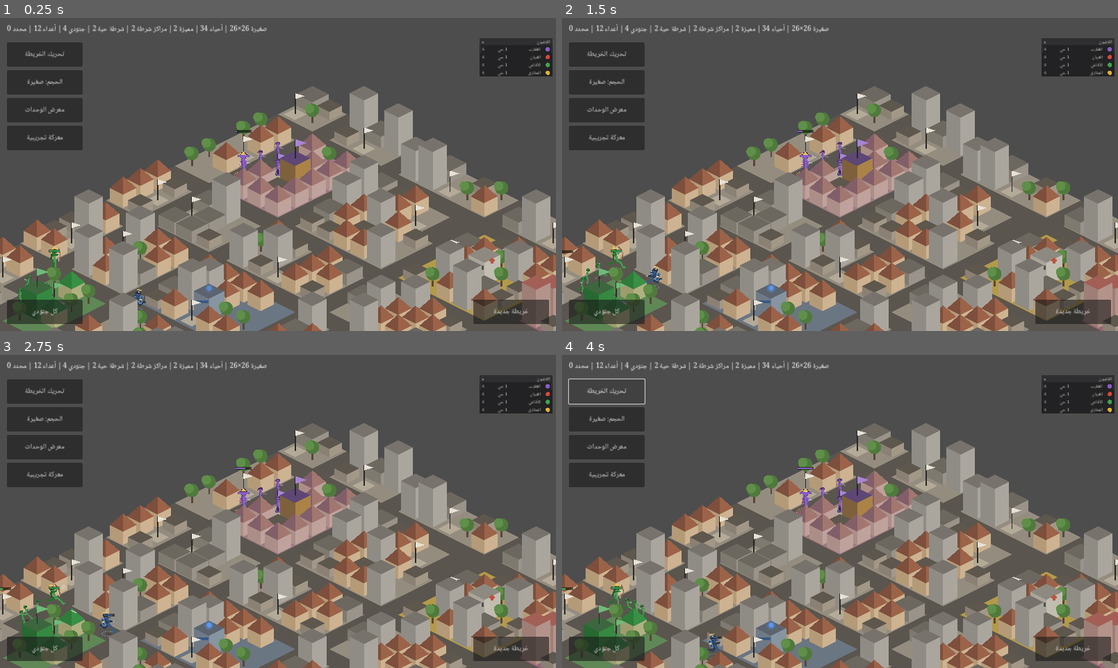
Above: before the commit, frames 1-4 (two rows, left to right).
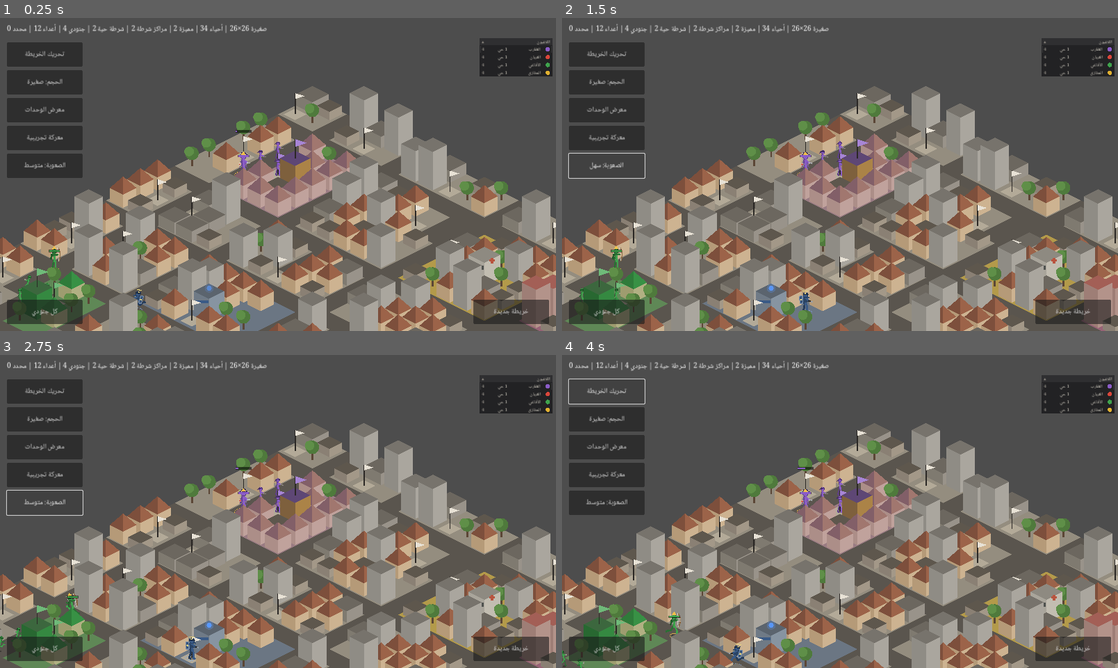
Above: after the commit, the same moments.

Repository: mohammed-5498/New-game-for-hymadi-
Game: Godot game, scene res://main.tscn
The game is run twice, just before and just after one commit, with the same random seed, the same clock (stepped at 60 frames per second) and the same inputs.
Inputs (mouse positions are in pixels of both pictures, inside the frame that each line leads up to):
- Up to frame 1 (0.25 s): no input
- Up to frame 2 (1.5 s): click (606, 165) at 0.5 s, where only the run after the commit has a clickable "الصعوبة: متوسط"; click (606, 165) at 1.25 s, where only the run after the commit has a clickable "الصعوبة: صعب"
- Up to frame 3 (2.75 s): click (44, 502) at 2 s, where only the run after the commit has a clickable "الصعوبة: سهل"
- Up to frame 4 (4 s): click "تحريك الخريطة" at 2.75 s; click "تحديد الجنود" at 3.5 s

The runs differ from the first frame. In frame 1, 1.0% of the frame differs, in the area x 1-15%, y 43-52%; in frame 2, 0.5%; in frame 3, 0.6%; in frame 4, 1.5%, in the area x 0-51%, y 36-100%.

Commit message:
المرحلة 8 (Godot): البوتات والتحالفات (11)
`scripts/bot.gd` جديد — بوت لكل لاعب غير بشري:
- **دورة القرار:** سهل 4 ث، متوسط 2 ث، صعب 1 ث، وتفكير البوتات موزّع على الزمن
  حتى لا تُحسب قراراتها كلها في إطار واحد.
- **الأولويات بالترتيب:** الدفاع عن حي مملوك دخله عدو، ثم التوسع للأحياء المحايدة
  (والمميزة لها أفضلية)، ثم الهجوم عندما يصير الجيش كافياً.
- **حسب الصعوبة:** السهل مجموعات من 3 ويهاجم متأخراً (12 وحدة)، والمتوسط 4 و 7،
  والصعب يركز كل قوته على هدف واحد من 5 وحدات، ويسحب المصابين دون 40% دم إلى
  المستشفى إن امتلكه، ويضع القناص والرماة خلف المقاتلين.
- **مع الشرطة:** السهل يتجنب أحياءها تماماً، والمتوسط يهاجمها من 8 وحدات فأكثر،
  والصعب يستهدف مراكزها مبكراً للحصول على مكافأة الدرع.
- **التحالفات:** `combat.teams` يعرّف فريق كل لاعب، والبوت لا يهاجم حي حليفه.
  `teams_setting` جاهز لتملأه قائمة الإعداد في المرحلة 9.
- زر "الصعوبة" في الشاشة يبدّل بين الثلاثة ويبدأ مباراة جديدة للتجربة.

**تصحيح في قراءة الوصف:** كتبت أولاً أفضلية رقمية للمتصدر في ترتيب الأهداف، فكشف
الفحص أن حياً قريباً يتفوق عليه دائماً. الوصف يقول "الهدف: اللاعب الأقوى إذا تحققت
قاعدة القسم 9" — أي أنه الهدف **حصراً** لا مجرد أفضلية. فصار البحث يُحصر في أحيائه،
ثم يُختار الأقرب والأضعف منها.

`tests/test_bot.gd`: 9 مجموعات فحص تشمل دورات القرار الثلاث، وأسبقية الدفاع،
وتفضيل الحي المميز، وسلوك الصعوبات الثلاث تجاه الشرطة بخمس حالات، وحد الجيش قبل
الهجوم، واستهداف المتصدر، واحترام التحالفات، وسحب المصابين، وصف الرماة خلفاً.

جُرّبت مباراة كاملة 6 دقائق: البوتات توسّعت من حي واحد إلى 11، وتقاتلت فيما بينها،
واشتبكت مع الشرطة.

Co-Authored-By: Claude Opus 5 <noreply@anthropic.com>
Claude-Session: https://claude.ai/code/session_01Vf2K8n39mAz1nfMpU34ux9

Diff:
--- a/godot/main.tscn
+++ b/godot/main.tscn
@@ -53,6 +53,17 @@
 grow_horizontal = 0
 text = "معرض الوحدات"
 
+[node name="DiffBtn" type="Button" parent="UI"]
+anchors_preset = 1
+anchor_left = 1.0
+anchor_right = 1.0
+offset_left = -190.0
+offset_top = 312.0
+offset_right = -16.0
+offset_bottom = 368.0
+grow_horizontal = 0
+text = "الصعوبة: متوسط"
+
 [node name="FightBtn" type="Button" parent="UI"]
 anchors_preset = 1
 anchor_left = 1.0
--- /dev/null
+++ b/godot/scripts/bot.gd
@@ -0,0 +1,237 @@
+class_name Bot
+extends RefCounted
+# بوت لاعب واحد — القسم 11 من docs/GAME_SPEC.md
+# الأولويات بالترتيب: الدفاع ثم التوسع ثم الهجوم. ويحترم التحالفات.
+
+var player := 1
+var difficulty := GC.BOT_DIFFICULTY_DEFAULT
+var think_t := 0.0
+var last_goal := {}      # رقم الوحدة -> وجهتها الحالية، لتفادي إعادة إصدار الأمر كل دورة
+
+func setup(p: int, diff: String) -> void:
+	player = p
+	difficulty = diff if GC.DIFFICULTIES.has(diff) else GC.BOT_DIFFICULTY_DEFAULT
+	think_t = randf() * think_every()   # توزيع تفكير البوتات على الزمن
+	last_goal = {}
+
+func think_every() -> float:
+	return float(GC.BOT_THINK.get(difficulty, 2.0))
+
+func group_size() -> int:
+	return int(GC.BOT_GROUP.get(difficulty, 4))
+
+func attack_min() -> int:
+	return int(GC.BOT_ATTACK_MIN.get(difficulty, 7))
+
+func police_min_army() -> int:
+	return int(GC.BOT_POLICE_MIN_ARMY.get(difficulty, 8))
+
+# ============================ الدورة ============================
+func step(delta: float, combat: Combat, ds: Districts, districts: Array) -> void:
+	think_t -= delta
+	if think_t > 0.0:
+		return
+	think_t = think_every()
+	_think(combat, ds, districts)
+
+func _think(combat: Combat, ds: Districts, districts: Array) -> void:
+	var army := _my_units(combat)
+	if army.is_empty():
+		return
+
+	# الصعب يسحب المصابين إلى المستشفى إن امتلكه
+	var free := army
+	if difficulty == "hard":
+		free = _retreat_wounded(combat, districts, army)
+
+	# 1. الدفاع: حي مملوك مهدَّد
+	var threat := _threatened_district(combat, ds, districts)
+	if threat.x != INF:
+		var defenders := _closest(free, threat, group_size())
+		_send(combat, defenders, threat, true)
+		free = _without(free, defenders)
+
+	# 2. التوسع: أقرب حي محايد، والمميز له أولوية
+	var neutral := _best_neutral(combat, ds, districts, free, army.size())
+	if neutral.x != INF and not free.is_empty():
+		var takers := _closest(free, neutral, group_size())
+		_send(combat, takers, neutral, true)
+		free = _without(free, takers)
+
+	# 3. الهجوم: عندما يصبح الجيش كافياً
+	if army.size() >= attack_min() and not free.is_empty():
+		var target := _attack_target(combat, ds, districts, free)
+		if target.x != INF:
+			var force: Array = free if difficulty == "hard" else _closest(free, target, group_size())
+			_send(combat, force, target, true)
+
+# ============================ الأهداف ============================
+# حي مملوك فيه عدو قريب من ساحته
+func _threatened_district(combat: Combat, ds: Districts, districts: Array) -> Vector2:
+	var best := Vector2.INF
+	var bd := 1e9
+	for d in districts:
+		if int(d["owner"]) != player or Vector2i(d["cap"]).x < 0:
+			continue
+		var cap := Vector2(d["cap"])
+		for u in combat.units:
+			if u["state"] == "dead" or not _enemy_of_me(combat, u):
+				continue
+			var dist: float = Vector2(u["pos"]).distance_to(cap)
+			if dist <= GC.BOT_DEFEND_RADIUS and dist < bd:
+				bd = dist
+				best = cap
+	return best
+
+# أقرب حي محايد، والمميز أولاً، مع احترام قاعدة الشرطة حسب الصعوبة
+func _best_neutral(combat: Combat, _ds: Districts, districts: Array, free: Array, army: int) -> Vector2:
+	var home := _center_of(free)
+	if home == Vector2.INF:
+		return Vector2.INF
+	var best := Vector2.INF
+	var best_score := -1e9
+	for d in districts:
+		if int(d["owner"]) >= 0 or Vector2i(d["cap"]).x < 0:
+			continue
+		if not _police_ok(d, army):
+			continue
+		var cap := Vector2(d["cap"])
+		var score: float = -cap.distance_to(home)
+		if String(d["special"]) != "":
+			score += 12.0          # الأحياء المميزة لها أولوية
+		if String(d["type"]) == "police" and difficulty == "hard":
+			score += 16.0          # الصعب يستهدف مراكز الشرطة مبكراً لمكافأة الدرع
+		if score > best_score:
+			best_score = score
+			best = cap
+	return best
+
+# هدف الهجوم: المتصدر إن تحققت قاعدة القسم 9، وإلا الأقرب والأضعف
+func _attack_target(combat: Combat, ds: Districts, districts: Array, free: Array) -> Vector2:
+	var home := _center_of(free)
+	if home == Vector2.INF:
+		return Vector2.INF
+	# قاعدة القسم 9: من ملك 40% من الأحياء يصير الهدف الأول، لا مجرد أفضلية
+	var leader: int = ds.leader()
+	if leader >= 0 and _enemy_player(combat, leader):
+		var on_leader := _best_enemy_cap(combat, districts, home, leader)
+		if on_leader != Vector2.INF:
+			return on_leader
+	return _best_enemy_cap(combat, districts, home, -1)
+
+# أقرب وأضعف حي عدو. only_player >= 0 يحصر البحث في أحياء لاعب بعينه
+func _best_enemy_cap(combat: Combat, districts: Array, home: Vector2, only_player: int) -> Vector2:
+	var best := Vector2.INF
+	var best_score := -1e9
+	for d in districts:
+		var owner: int = int(d["owner"])
+		if owner < 0 or Vector2i(d["cap"]).x < 0:
+			continue
+		if only_player >= 0 and owner != only_player:
+			continue
+		if not _enemy_player(combat, owner):
+			continue           # البوتات تحترم التحالفات
+		var cap := Vector2(d["cap"])
+		var score: float = -cap.distance_to(home) - float(_defenders_near(combat, cap)) * 3.0
+		if score > best_score:
+			best_score = score
+			best = cap
+	return best
+
+func _defenders_near(combat: Combat, cap: Vector2) -> int:
+	var c := 0
+	for u in combat.units:
+		if u["state"] == "dead" or int(u["player"]) < 0:
+			continue
+		if not _enemy_of_me(combat, u):
+			continue
+		if Vector2(u["pos"]).distance_to(cap) <= GC.BOT_DEFEND_RADIUS:
+			c += 1
+	return c
+
+# السهل يتجنب أحياء الشرطة تماماً، والمتوسط من 8 وحدات، والصعب دائماً
+func _police_ok(d: Dictionary, army: int) -> bool:
+	if String(d["type"]) != "police":
+		return true
+	return army >= police_min_army()
+
+# ============================ الأوامر ============================
+func _send(combat: Combat, units: Array, goal: Vector2, attack_move: bool) -> void:
+	for u in units:
+		var id: int = int(u["id"])
+		var prev: Vector2 = last_goal.get(id, Vector2.INF)
+		var busy: bool = String(u["state"]) == "attacking"
+		# لا نقاطع وحدة تقاتل، ولا نكرر نفس الأمر كل دورة
+		if busy:
+			continue
+		if prev != Vector2.INF and prev.distance_to(goal) < GC.BOT_REORDER_DIST and not u["path"].is_empty():
+			continue
+		var dest := goal
+		# الصعب يضع القناص والرماة خلف المقاتلين
+		if difficulty == "hard" and bool(GC.stat(u["key"], "ranged")):
+			var back: Vector2 = (Vector2(u["pos"]) - goal).normalized() * GC.BOT_BACKLINE
+			dest = goal + back
+		last_goal[id] = goal
+		combat.order_move([u], dest, attack_move)
+
+# الصعب يسحب المصابين إلى المستشفى إن امتلكه، ويرجع بقية الوحدات
+func _retreat_wounded(combat: Combat, districts: Array, army: Array) -> Array:
+	var hospital := Vector2.INF
+	for d in districts:
+		if String(d["special"]) == "hospital" and int(d["owner"]) == player and Vector2i(d["cap"]).x >= 0:
+			hospital = Vector2(d["cap"])
+			break
+	if hospital == Vector2.INF:
+		return army
+	var rest := []
+	for u in army:
+		if float(u["hp"]) / maxf(1.0, float(u["max_hp"])) < GC.BOT_RETREAT_HP:
+			_send(combat, [u], hospital, false)
+		else:
+			rest.append(u)
+	return rest
+
+# ============================ أدوات ============================
+func _my_units(combat: Combat) -> Array:
+	var out := []
+	for u in combat.units:
+		if u["state"] != "dead" and int(u["player"]) == player:
+			out.append(u)
+	return out
+
+func _enemy_of_me(combat: Combat, u: Dictionary) -> bool:
+	if int(u["player"]) < 0:
+		return true    # الشرطة معادية للجميع
+	return _enemy_player(combat, int(u["player"]))
+
+func _enemy_player(combat: Combat, other: int) -> bool:
+	if other == player:
+		return false
+	return int(combat.team_of_player(other)) != int(combat.team_of_player(player))
+
+func _center_of(units: Array) -> Vector2:
+	if units.is_empty():
+		return Vector2.INF
+	var sum := Vector2.ZERO
+	for u in units:
+		sum += Vector2(u["pos"])
+	return sum / float(units.size())
+
+func _closest(units: Array, goal: Vector2, count: int) -> Array:
+	var sorted := units.duplicate()
+	sorted.sort_custom(func(a, b):
+		return Vector2(a["pos"]).distance_to(goal) < Vector2(b["pos"]).distance_to(goal))
+	var out := []
+	for i in mini(count, sorted.size()):
+		out.append(sorted[i])
+	return out
+
+func _without(units: Array, taken: Array) -> Array:
+	var ids := {}
+	for t in taken:
+		ids[int(t["id"])] = true
+	var out := []
+	for u in units:
+		if not ids.has(int(u["id"])):
+			out.append(u)
+	return out
--- a/godot/scripts/combat.gd
+++ b/godot/scripts/combat.gd
@@ -20,6 +20,7 @@
 var player_heal := {}          # المستشفى: علاج مستمر لكل وحدات المالك (3.7)
 var heal_zones: Array = []     # منطقة استيلاء المستشفى: {pos, player, dps}
 var player_armor_bonus := {}   # مراكز الشرطة: درع إضافي للمالك (3.8)
+var teams := {}                # رقم اللاعب -> فريقه (التحالفات، 11)
 
 # استدعاءات للخارج: (وحدة مصابة، ضرر، هل من ضربة مميزة)
 var on_hit := Callable()
@@ -54,6 +55,9 @@
 	units.append(u)
 	_by_id[u["id"]] = u
 	return u
+
+func team_of_player(p: int) -> int:
+	return int(teams.get(p, p))
 
 func get_unit(id: int) -> Variant:
 	return _by_id.get(id, null)
--- a/godot/scripts/config.gd
+++ b/godot/scripts/config.gd
@@ -268,6 +268,23 @@
 const ALERT_CAPTURE_COLOR := Color("e08a2a")  # سهم برتقالي: عدو يستولي على حيك
 const TOAST_LIFE := 2.5
 
+# ---------- البوتات والتحالفات (11) ----------
+const DIFFICULTIES := ["easy", "medium", "hard"]
+const DIFFICULTY_NAMES := {"easy": "سهل", "medium": "متوسط", "hard": "صعب"}
+const BOT_DIFFICULTY_DEFAULT := "medium"
+# تتخذ قراراتها كل: سهل 4 ث، متوسط 2 ث، صعب 1 ث
+const BOT_THINK := {"easy": 4.0, "medium": 2.0, "hard": 1.0}
+# حجم المجموعة المرسلة: سهل مجموعات صغيرة، وصعب يركز
+const BOT_GROUP := {"easy": 3, "medium": 4, "hard": 6}
+# جيش كافٍ لبدء الهجوم: سهل يهاجم متأخراً
+const BOT_ATTACK_MIN := {"easy": 12, "medium": 7, "hard": 5}
+# مع الشرطة: السهل يتجنبها، والمتوسط من 8 وحدات، والصعب يستهدفها مبكراً
+const BOT_POLICE_MIN_ARMY := {"easy": 9999, "medium": 8, "hard": 0}
+const BOT_DEFEND_RADIUS := 5.0     # عدو داخل هذا المدى من حي مملوك = هجوم يستدعي الدفاع
+const BOT_RETREAT_HP := 0.4        # الصعب يسحب المصاب دون هذه النسبة إلى المستشفى
+const BOT_REORDER_DIST := 1.5      # لا يُعاد إصدار الأمر إلا إذا تغيّر الهدف بهذا القدر
+const BOT_BACKLINE := 1.6          # الصعب يضع الرماة خلف المقاتلين بهذه المسافة
+
 # ---------- ألوان الأرض ----------
 const GROUND := {
 	"crow": Color("7a7090"), "hammer": Color("8d6a60"), "viper": Color("6d7d5a"),
--- a/godot/scripts/game.gd
+++ b/godot/scripts/game.gd
@@ -19,6 +19,9 @@
 var districts_state := Districts.new()
 var spawner := Spawner.new()
 var police := Police.new()
+var bots: Array = []           # بوت لكل لاعب غير بشري (11)
+var difficulty := GC.BOT_DIFFICULTY_DEFAULT
+var teams_setting: Array = []  # يملؤها قائمة الإعداد في المرحلة 9
 var gang_of := {}          # رقم اللاعب -> عصابته
 var team_of := {}          # رقم اللاعب -> فريقه (بلا تحالفات بعد: الفريق = اللاعب)
 var alerts: Array = []     # تنبيهات الحافة (12.3)
@@ -64,6 +67,7 @@
 	$UI/NewMapBtn.pressed.connect(generate_map)
 	$UI/DemoBtn.pressed.connect(func(): get_tree().change_scene_to_file("res://units_demo.tscn"))
 	$UI/FightBtn.pressed.connect(_test_battle)
+	$UI/DiffBtn.pressed.connect(_cycle_difficulty)
 	hud = $UI/Hud
 	hud.game = self
 	hud.load_pref()
@@ -73,6 +77,9 @@
 	combat.step(delta)
 	districts_state.step(delta, combat.units)
 	police.step(delta, districts)
+	if match_over < 0:
+		for b in bots:
+			b.step(delta, combat, districts_state, districts)
 	_handle_district_events()
 	if match_over < 0:
 		for spawn in spawner.step(delta, player_count, districts_state, combat.units):
@@ -230,9 +237,18 @@
 	player_count = maxi(1, homes.size())
 	for p in homes.size():
 		gang_of[p] = String(homes[p]["gang"])
-		team_of[p] = p        # بلا تحالفات حتى المرحلة 8
+		team_of[p] = p
+	_apply_teams()            # التحالفات (11) — تُختار في قائمة الإعداد (المرحلة 9)
 
 	districts_state.setup(districts, player_count, team_of)
+	combat.teams = team_of
+	bots = []
+	for p in player_count:
+		if p == me:
+			continue
+		var b := Bot.new()
+		b.setup(p, difficulty)
+		bots.append(b)
 	for p in homes.size():
 		districts_state.claim_home(int(homes[p]["id"]), p)
 	spawner.setup(player_count, gang_of, GC.UNIT_LIMIT_DEFAULT)
@@ -256,6 +272,12 @@
 		if p == me:
 			cam.position = tile_to_world(Vector2(cap))
 			cam_home = cam.position
+
+# التحالفات: قائمة أرقام فرق بطول عدد اللاعبين، وإلا كل لاعب في فريقه (11)
+func _apply_teams() -> void:
+	if teams_setting.size() == player_count:
+		for p in player_count:
+			team_of[p] = int(teams_setting[p])
 
 # مكافآت الأحياء المميزة ومراكز الشرطة (3.7 و 3.8) تنتقل مع الملكية
 func _refresh_clock_bonus() -> void:
@@ -788,6 +810,14 @@
 	select_mode = not select_mode
 	mode_btn.text = "تحديد الجنود" if select_mode else "تحريك الخريطة"
 
+# تبديل صعوبة البوتات وإعادة بدء المباراة (قائمة الإعداد في المرحلة 9)
+func _cycle_difficulty() -> void:
+	var idx: int = GC.DIFFICULTIES.find(difficulty)
+	difficulty = GC.DIFFICULTIES[(idx + 1) % GC.DIFFICULTIES.size()]
+	$UI/DiffBtn.text = "الصعوبة: %s" % String(GC.DIFFICULTY_NAMES[difficulty])
+	_setup_match()
+	_refresh_info()
+
 func _cycle_size() -> void:
 	var idx: int = GC.SIZE_ORDER.find(size_key)
 	size_key = GC.SIZE_ORDER[(idx + 1) % GC.SIZE_ORDER.size()]
--- /dev/null
+++ b/godot/tests/test_bot.gd
@@ -0,0 +1,234 @@
+extends SceneTree
+# فحص البوتات والتحالفات — القسم 11
+#   godot --headless --path godot --script tests/test_bot.gd
+
+var failures := 0
+
+class FlatMap:
+	extends RefCounted
+	func find_path(_from: Vector2, to: Vector2) -> Array:
+		return [to]
+
+func check(cond: bool, msg: String) -> void:
+	if not cond:
+		printerr("فشل: " + msg)
+		failures += 1
+
+func make_districts(count: int) -> Array:
+	var out := []
+	for i in count:
+		out.append({
+			"id": i, "tiles": [], "size": 9, "cx": float(i) * 12.0, "cy": 0.0,
+			"flavor": "neutral", "type": "plain", "gang": "", "special": "",
+			"cap": Vector2i(int(i) * 12, 0), "center": Vector2i(int(i) * 12, 0),
+		})
+	return out
+
+func new_world(dcount: int, teams: Dictionary) -> Dictionary:
+	var c := Combat.new(FlatMap.new())
+	var dl := make_districts(dcount)
+	var d := Districts.new()
+	d.setup(dl, 4, teams)
+	c.teams = teams
+	return {"c": c, "d": d, "dl": dl}
+
+# وحدة ساكنة لا تبحث عن أعداء، لنقيس أمر البوت وحده
+func park(c: Combat, key: String, player: int, team: int, pos: Vector2) -> Dictionary:
+	var u := c.spawn(key, player, team, pos)
+	u["state"] = "moving"
+	u["scan_t"] = 999.0
+	return u
+
+func _initialize() -> void:
+	_t_think_intervals()
+	_t_defend_first()
+	_t_expand_prefers_special()
+	_t_police_rules_by_difficulty()
+	_t_attack_needs_army()
+	_t_attack_targets_leader()
+	_t_respects_alliances()
+	_t_hard_retreats_wounded()
+	_t_hard_puts_ranged_behind()
+	if failures == 0:
+		print("نجح فحص البوتات والتحالفات: لا أخطاء.")
+	else:
+		printerr("فشل الفحص: %d خطأ." % failures)
+	quit(0 if failures == 0 else 1)
+
+# سهل 4 ث، متوسط 2 ث، صعب 1 ث (11)
+func _t_think_intervals() -> void:
+	for pair in [["easy", 4.0], ["medium", 2.0], ["hard", 1.0]]:
+		var b := Bot.new()
+		b.setup(1, String(pair[0]))
+		check(is_equal_approx(b.think_every(), float(pair[1])),
+			"دورة تفكير %s ليست %.0f ث" % [String(pair[0]), float(pair[1])])
+	var bad := Bot.new()
+	bad.setup(1, "لا_يوجد")
+	check(bad.difficulty == GC.BOT_DIFFICULTY_DEFAULT, "صعوبة غير معروفة لم ترجع للافتراضي")
+
+# الأولوية الأولى: الدفاع عن حي مملوك مهدَّد
+func _t_defend_first() -> void:
+	var w := new_world(3, {0: 0, 1: 1})
+	var c: Combat = w["c"]
+	var dl: Array = w["dl"]
+	dl[0]["owner"] = 1                       # حي البوت المهدَّد
+	dl[2]["owner"] = -1                      # حي محايد بعيد للتوسع
+	var mine := []
+	for i in 4:
+		mine.append(park(c, "crow_common", 1, 1, Vector2(20.0 + float(i) * 0.3, 0)))
+	park(c, "crow_common", 0, 0, Vector2(2, 0))   # عدو قرب حي البوت
+
+	var b := Bot.new()
+	b.setup(1, "medium")
+	b.step(99.0, c, w["d"], dl)
+	var went := 0
+	for u in mine:
+		if not u["path"].is_empty() and Vector2(u["path"][0]).distance_to(Vector2(0, 0)) < 2.0:
+			went += 1
+	check(went >= 1, "البوت لم يدافع عن حيه المهدَّد")
+
+# التوسع يفضّل الأحياء المميزة
+func _t_expand_prefers_special() -> void:
+	var w := new_world(3, {0: 0, 1: 1})
+	var c: Combat = w["c"]
+	var dl: Array = w["dl"]
+	dl[1]["special"] = "armory"              # مميز لكنه أبعد قليلاً
+	var mine := []
+	for i in 4:
+		mine.append(park(c, "crow_common", 1, 1, Vector2(float(i) * 0.3, 0)))
+	var b := Bot.new()
+	b.setup(1, "medium")
+	b.step(99.0, c, w["d"], dl)
+	var to_special := 0
+	for u in mine:
+		if not u["path"].is_empty() and Vector2(u["path"][0]).distance_to(Vector2(12, 0)) < 2.0:
+			to_special += 1
+	check(to_special >= 1, "البوت لم يفضّل الحي المميز في التوسع")
+
+# السهل يتجنب أحياء الشرطة، والمتوسط من 8 وحدات، والصعب يستهدفها
+func _t_police_rules_by_difficulty() -> void:
+	for case in [["easy", 4, false], ["easy", 20, false], ["medium", 4, false],
+			["medium", 9, true], ["hard", 2, true]]:
+		var w := new_world(1, {0: 0, 1: 1})
+		var c: Combat = w["c"]
+		var dl: Array = w["dl"]
+		dl[0]["type"] = "police"
+		var mine := []
+		for i in int(case[1]):
+			mine.append(park(c, "crow_common", 1, 1, Vector2(20.0 + float(i) * 0.2, 0)))
+		var b := Bot.new()
+		b.setup(1, String(case[0]))
+		b.step(99.0, c, w["d"], dl)
+		var went := false
+		for u in mine:
+			if not u["path"].is_empty() and Vector2(u["path"][0]).distance_to(Vector2(0, 0)) < 3.0:
+				went = true
+		check(went == bool(case[2]),
+			"سلوك %s تجاه حي الشرطة بجيش %d غير مطابق للوصف" % [String(case[0]), int(case[1])])
+
+# لا يهاجم قبل أن يصير الجيش كافياً
+func _t_attack_needs_army() -> void:
+	var w := new_world(2, {0: 0, 1: 1})
+	var c: Combat = w["c"]
+	var dl: Array = w["dl"]
+	dl[0]["owner"] = 0        # حي العدو
+	dl[1]["owner"] = 1        # حي البوت، فلا يوجد حي محايد للتوسع
+	var mine := []
+	for i in 3:
+		mine.append(park(c, "crow_common", 1, 1, Vector2(12.0 + float(i) * 0.3, 0)))
+	var b := Bot.new()
+	b.setup(1, "medium")       # يحتاج 7 وحدات
+	b.step(99.0, c, w["d"], dl)
+	var attacked := false
+	for u in mine:
+		if not u["path"].is_empty() and Vector2(u["path"][0]).distance_to(Vector2(0, 0)) < 2.0:
+			attacked = true
+	check(not attacked, "البوت هاجم بجيش أقل من الحد")
+
+	for i in 6:
+		mine.append(park(c, "crow_common", 1, 1, Vector2(12.0 + float(i) * 0.3, 0.5)))
+	b.last_goal = {}
+	b.step(99.0, c, w["d"], dl)
+	attacked = false
+	for u in mine:
+		if not u["path"].is_empty() and Vector2(u["path"][0]).distance_to(Vector2(0, 0)) < 2.0:
+			attacked = true
+	check(attacked, "البوت لم يهاجم رغم بلوغ الجيش الحد")
+
+# الهدف الأول هو المتصدر إذا ملك 40% من الأحياء (القسم 9)
+func _t_attack_targets_leader() -> void:
+	var w := new_world(10, {0: 0, 1: 1, 2: 2})
+	var c: Combat = w["c"]
+	var dl: Array = w["dl"]
+	var d: Districts = w["d"]
+	for i in 5:
+		dl[i]["owner"] = 2           # المتصدر (50%) وأحياؤه بعيدة
+	dl[9]["owner"] = 0               # عدو قريب لكنه ليس متصدراً
+	check(d.leader() == 2, "لم يُكتشف المتصدر")
+	var mine := []
+	for i in 9:
+		mine.append(park(c, "crow_common", 1, 1, Vector2(108.0 + float(i) * 0.3, 0)))
+	var b := Bot.new()
+	b.setup(1, "medium")
+	b.step(99.0, c, w["d"], dl)
+	var to_leader := 0
+	for u in mine:
+		if u["path"].is_empty():
+			continue
+		var g := Vector2(u["path"][0])
+		if g.x <= 50.0:
+			to_leader += 1
+	check(to_leader >= 1, "البوت لم يجعل المتصدر هدفه الأول")
+
+# البوتات تحترم التحالفات
+func _t_respects_alliances() -> void:
+	var w := new_world(2, {0: 5, 1: 5, 2: 2})   # اللاعب 0 والبوت 1 في نفس الفريق
+	var c: Combat = w["c"]
+	var dl: Array = w["dl"]
+	dl[0]["owner"] = 0        # حي الحليف
+	dl[1]["owner"] = 1
+	var mine := []
+	for i in 9:
+		mine.append(park(c, "crow_common", 1, 1, Vector2(12.0 + float(i) * 0.3, 0)))
+	var b := Bot.new()
+	b.setup(1, "medium")
+	b.step(99.0, c, w["d"], dl)
+	var attacked_ally := false
+	for u in mine:
+		if not u["path"].is_empty() and Vector2(u["path"][0]).distance_to(Vector2(0, 0)) < 2.0:
+			attacked_ally = true
+	check(not attacked_ally, "البوت هاجم حي حليفه")
+
+# الصعب يسحب المصابين إلى المستشفى إن امتلكه
+func _t_hard_retreats_wounded() -> void:
+	var w := new_world(2, {0: 0, 1: 1})
+	var c: Combat = w["c"]
+	var dl: Array = w["dl"]
+	dl[1]["special"] = "hospital"
+	dl[1]["owner"] = 1
+	var hurt := park(c, "crow_common", 1, 1, Vector2(40, 0))
+	hurt["hp"] = float(hurt["max_hp"]) * 0.2
+	var fine := park(c, "crow_common", 1, 1, Vector2(40.5, 0))
+	var b := Bot.new()
+	b.setup(1, "hard")
+	b.step(99.0, c, w["d"], dl)
+	check(not hurt["path"].is_empty() and Vector2(hurt["path"][0]).distance_to(Vector2(12, 0)) < 2.0,
+		"الصعب لم يسحب المصاب إلى المستشفى")
+	check(fine["path"].is_empty() or Vector2(fine["path"][0]).distance_to(Vector2(12, 0)) > 1.0,
+		"الصعب سحب وحدة سليمة إلى المستشفى")
+
+# الصعب يضع القناص والرماة خلف المقاتلين
+func _t_hard_puts_ranged_behind() -> void:
+	var w := new_world(2, {0: 0, 1: 1})
+	var c: Combat = w["c"]
+	var dl: Array = w["dl"]
+	var melee := park(c, "crow_common", 1, 1, Vector2(30, 0))
+	var sniper := park(c, "viper_sniper", 1, 1, Vector2(30, 0))
+	var b := Bot.new()
+	b.setup(1, "hard")
+	b.step(99.0, c, w["d"], dl)
+	check(not melee["path"].is_empty() and not sniper["path"].is_empty(), "لم تصدر أوامر للوحدتين")
+	var goal := Vector2(melee["path"][0])
+	var sgoal := Vector2(sniper["path"][0])
+	check(sgoal.distance_to(Vector2(30, 0)) < goal.distance_to(Vector2(30, 0)),
+		"القناص لم يوضع خلف المقاتل")
Not shown, changed: CLAUDE.md
